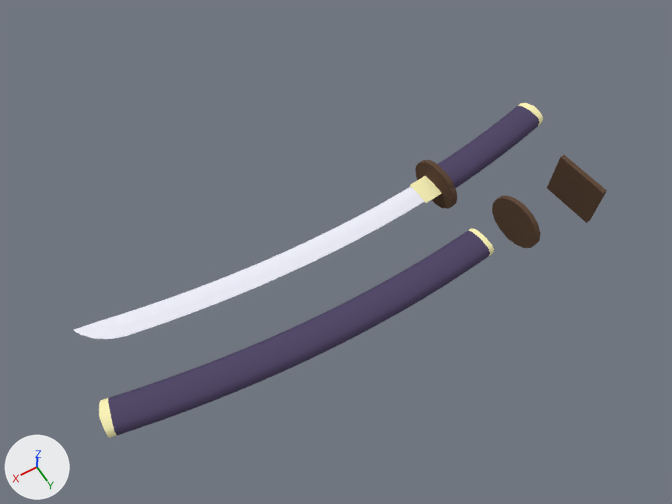
The Blender file Assets/Models/Katana.blend as it was, and as the next commit left it.
Rendered twice from the file's camera 'Camera'. The axes (+X, +Y, +Z) are drawn at lower left. The lights are the same throughout.

The scene before the commit, as lines of its bpy script (objects in view):
```python
ob_guardlobed = bpy.data.objects.new('GuardLobed', me_meguardlobed)
ob_guardlobed.location = (-2.78, -0.14, 0.0)
ob_guardlobed.rotation_euler = (0.0, 0.0, 0.0918)  # degrees (0, 0, 5.3)
ob_guardround = bpy.data.objects.new('GuardRound', me_meguardround)
ob_guardround.location = (-3.78, 1.85, 0.0)
ob_guardround.rotation_euler = (0.0, 0.0, 0.0915)  # degrees (0, 0, 5.2)
ob_guardsquare = bpy.data.objects.new('GuardSquare', me_meguardsquare)
ob_guardsquare.location = (-5.78, 1.86, 0.0)
ob_guardsquare.rotation_euler = (0.0, 0.0, 0.0917)  # degrees (0, 0, 5.3)
ob_katana = bpy.data.objects.new('Katana', me_mekatana)
ob_katana.location = (0.0, 0.0, 0.0)
ob_sheath = bpy.data.objects.new('Sheath', me_mesheath)
ob_sheath.location = (0.0, 2.0, 0.0)
ob_sheath.rotation_euler = (0.0, 0.0, -0.0872)  # degrees (0, 0, -5)
```
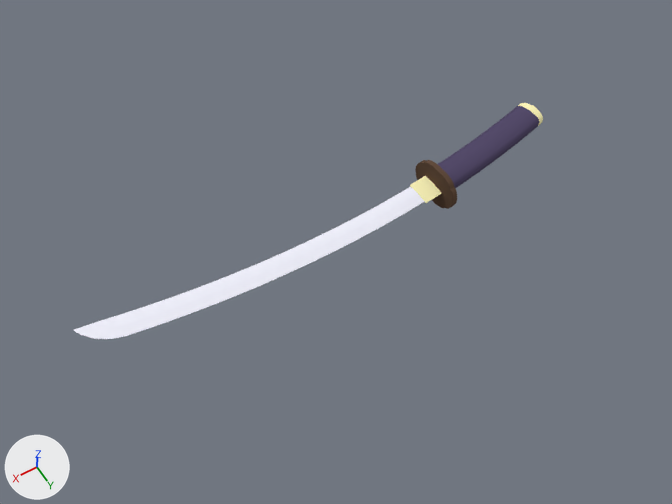
Boxes [x1, y1, x2, y2] around the edits, measured in the pictures (672 x 504 px):
'Sheath', deleted (purple): before [99, 228, 494, 438]
    faces in mat_laquerwood (dark purple #554b6a): [108, 231, 490, 435]
    faces in mat_metal_golddull (beige #fff7bc): [99, 228, 494, 438]
'GuardSquare', deleted (brown): before [547, 155, 607, 223]
'GuardRound', deleted (brown): before [492, 195, 541, 248]

Edits to the bpy script that builds the scene:
```text
Change me_meguardlobed:
    used by ob_guardlobed; location = (-2.78, -0.14, 0.0); rotation_euler = (0.0, 0.0, 0.0918), in degrees (0, 0, 5.3)
    remove me_meguardlobed.from_pydata(...)  # 56 vertices, 54 faces; spans x -0.078..0.058, y -0.685..0.743, z -0.594..0.594
    add me_meguardlobed.from_pydata(...)  # 120 vertices, 54 faces; spans x -0.078..0.058, y -0.685..0.743, z -0.594..0.594
    me_meguardlobed part 2: the surface is now shaded flat
Change me_mekatana:
    used by ob_katana; location = (0.0, 0.0, 0.0)
    remove me_mekatana.from_pydata(...)  # 204 vertices, 202 faces; spans x -6.63..6.58, y -1.13..0.27, z -0.23..0.23
    add me_mekatana.from_pydata(...)  # 336 vertices, 202 faces; spans x -6.63..6.58, y -1.13..0.27, z -0.23..0.23
    me_mekatana part 1: the surface is now shaded flat
Remove ob_sheath:
    ob_sheath = bpy.data.objects.new('Sheath', me_mesheath)
    ob_sheath.location = (0.0, 2.0, 0.0)
    ob_sheath.rotation_euler = (0.0, 0.0, -0.0872)  # degrees (0, 0, -5)
    _m = ob_sheath.modifiers.new('EdgeSplit', 'EDGE_SPLIT')
    _m.use_edge_angle = False
Remove ob_guardround:
    ob_guardround = bpy.data.objects.new('GuardRound', me_meguardround)
    ob_guardround.location = (-3.78, 1.85, 0.0)
    ob_guardround.rotation_euler = (0.0, 0.0, 0.0915)  # degrees (0, 0, 5.2)
    _m = ob_guardround.modifiers.new('EdgeSplit', 'EDGE_SPLIT')
    _m.use_edge_angle = False
Remove ob_guardsquare:
    ob_guardsquare = bpy.data.objects.new('GuardSquare', me_meguardsquare)
    ob_guardsquare.location = (-5.78, 1.86, 0.0)
    ob_guardsquare.rotation_euler = (0.0, 0.0, 0.0917)  # degrees (0, 0, 5.3)
    _m = ob_guardsquare.modifiers.new('EdgeSplit', 'EDGE_SPLIT')
    _m.use_edge_angle = False
Change ob_guardlobed:
    remove _m = ob_guardlobed.modifiers.new('EdgeSplit', 'EDGE_SPLIT')
    remove _m.use_edge_angle = False
Change ob_katana:
    remove _m = ob_katana.modifiers.new('EdgeSplit', 'EDGE_SPLIT')
    remove _m.use_edge_angle = False
```
